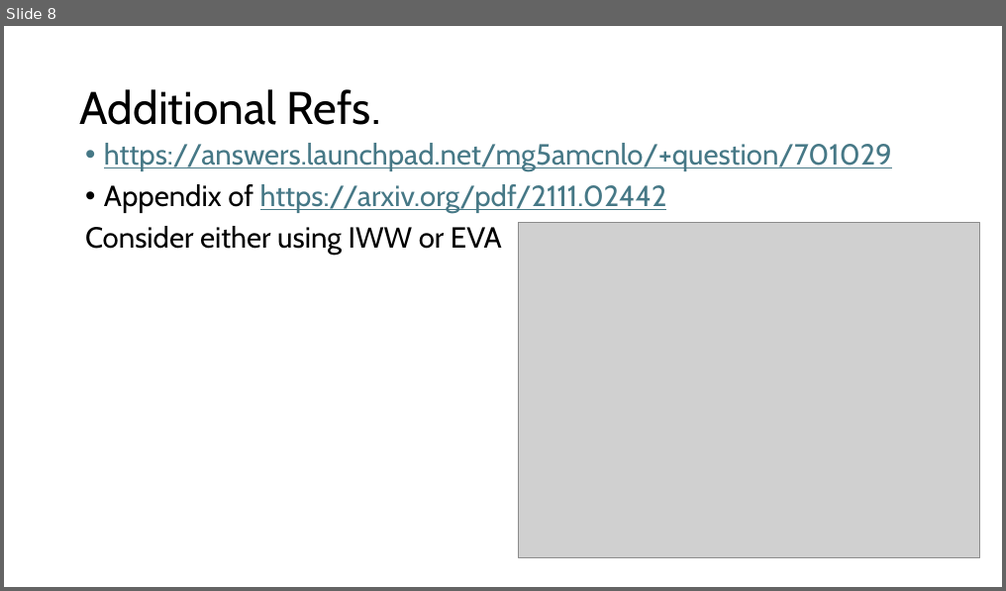
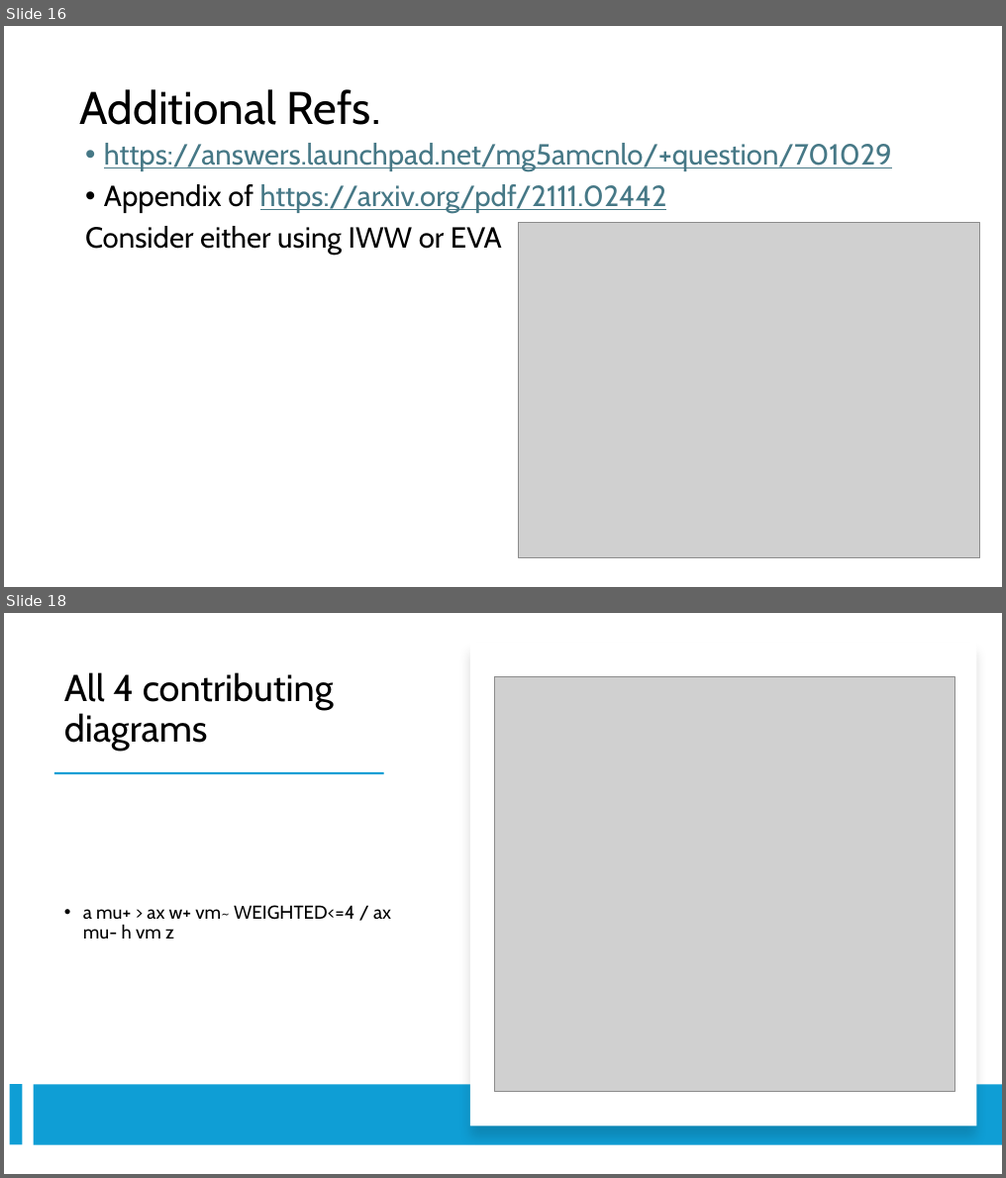
Before and after one commit to ZhenLiuPhys/AxionMuC, a slide deck: Slides/ZL_note_productions.pptx. Shown one above the other, each under a label of ours: slide 8 before the commit, slides 16 and 18 after it; the slides between them are not shown. The pictures are 1006x591 and 1006x1178 pixels, drawn with LibreOffice and Linux fonts; fonts in the diff are those of the drawing; grey boxes stand for pictures. Boxes give left, top, right and bottom in pixels: in the first picture for what was removed or moved away, otherwise in the second. Text is boxed around its words. In the diff, an @@ line names an element or a change of style, - is before the commit and + after.

```diff
--- a/Slides/ZL_note_productions.pptx
+++ b/Slides/ZL_note_productions.pptx
@@ slide 18 added at (4, 613, 1002, 1174), background #FFFFFF @@
@@ rectangle added at (470, 642, 976, 1127), fill #FFFFFF @@
@@ title added at (64, 672, 334, 751), 36 pt, text #000000 @@
+All 4 contributing diagrams
@@ picture added at (494, 676, 954, 1092) @@
@@ rectangle added at (54, 772, 383, 774), fill #0F9ED5 @@
@@ text added at (83, 905, 391, 939), 18 pt, text #000000 @@
+• a mu+ > ax w+ vm~ WEIGHTED<=4 / ax mu- h vm z
@@ rectangle added at (9, 1084, 22, 1146), fill #0F9ED5 @@
@@ rectangle added at (34, 1085, 1002, 1146), fill #0F9ED5 @@
@@ what was slide 8 is now slide 16 @@
```
Also in this commit, not shown: 1 slide changed, 10 other slides added.
